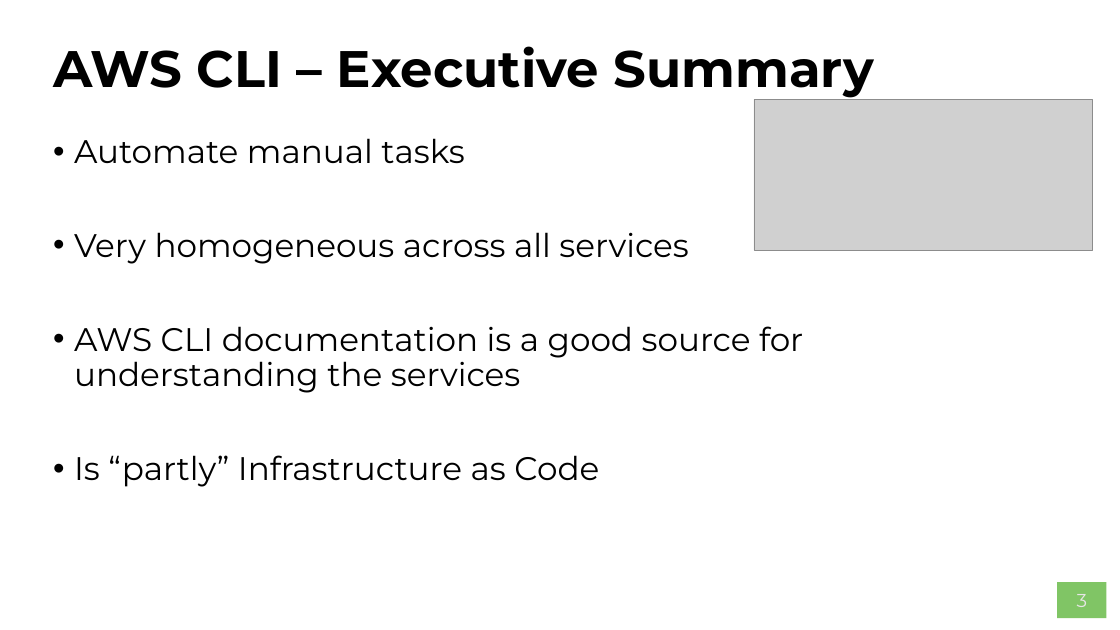
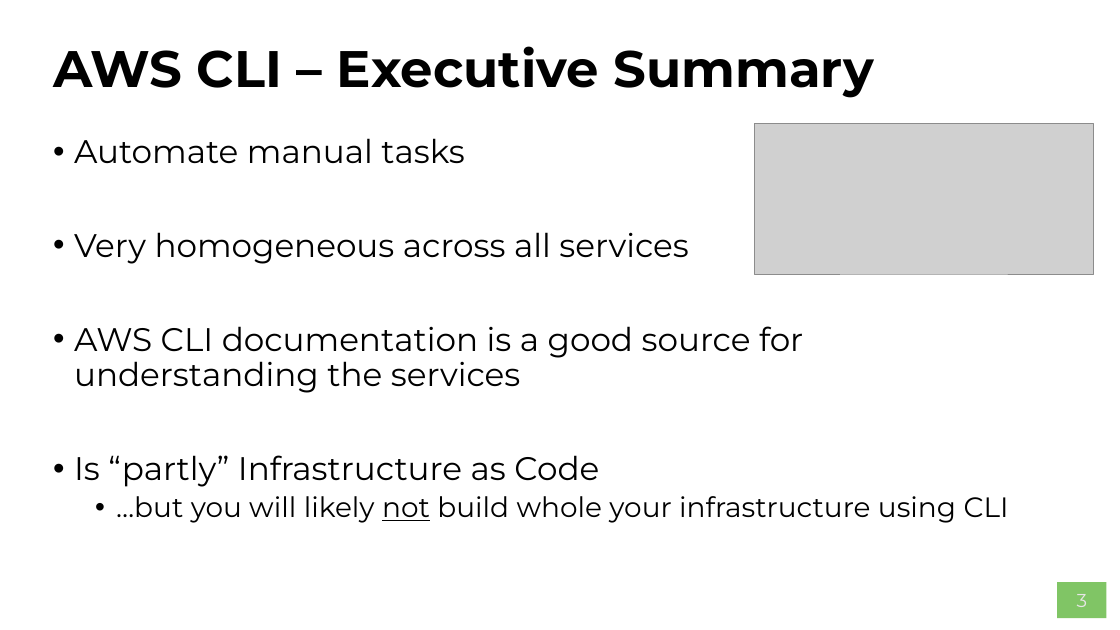
Before and after one commit to AWS-Competence-Group/sessions, a slide deck: slide 3 of 04-aws-cli/04-aws-cli.pptx. Drawn at 1120x630 pixels with LibreOffice and Linux fonts; fonts in the diff are those of the drawing; grey boxes stand for pictures; background and template pictures are left out. Boxes give left, top, right and bottom in pixels: in the first picture for what was removed or moved away, otherwise in the second. Text is boxed around its words. In the diff, an @@ line names an element or a change of style, - is before the commit and + after.

```diff
--- a/04-aws-cli/04-aws-cli.pptx
+++ b/04-aws-cli/04-aws-cli.pptx
@@ picture: place and size @@
-picture at <box>755,99,1093,250</box>
+picture at <box>755,124,1093,274</box>
@@ text at <box>116,496,1009,523</box>: paragraph added @@
+  • …but you will likely not build whole your infrastructure using CLI
```
Also in this commit, not shown: 3 other slides changed.
